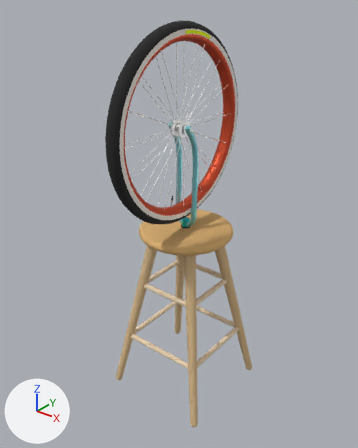
The glTF model stool.gltf: old version first, new version second.
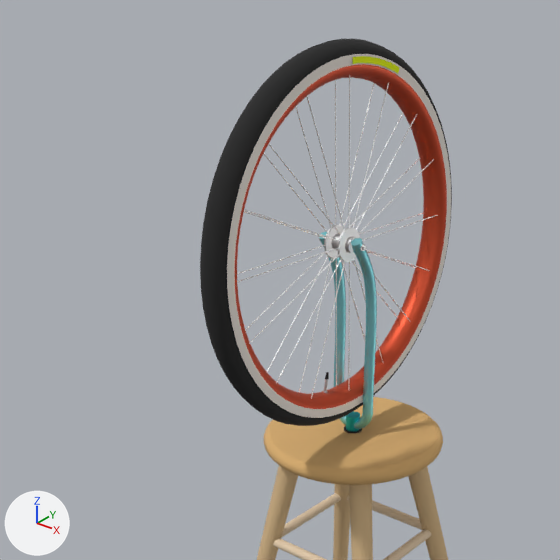
Each version appears first whole from a 50 mm camera at (5.09, -6.57, 7.63) aimed at (-0.05, -0.15, 3.65), and next in a close-up on the part from 0% to 82% of the width and 0% to 66% of the height. The lights are fixed; the arrows at lower left show +X, +Y and +Z. Where no turn or scale is listed for an object, it has been applied to the vertices.
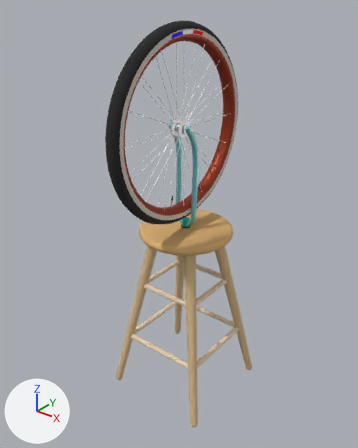
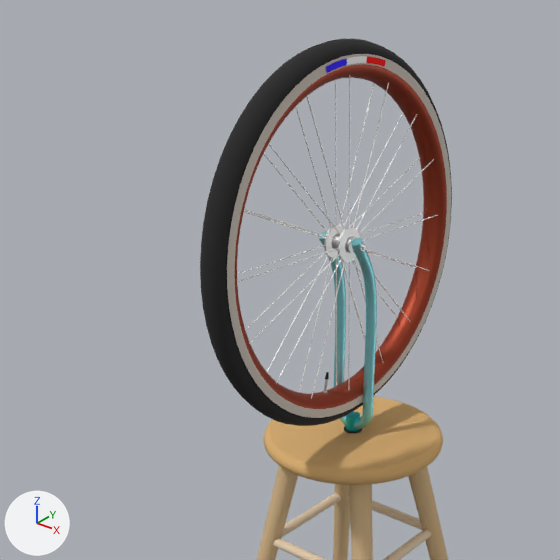
What differs and where, as boxes [x1, y1, x2, y2] in the close-ups (560 x 560 px):
'tireRim', recoloured: [235, 64, 447, 409] in both
'tireSidewallR', recoloured: [227, 54, 451, 418] in both
'tireLabelR', deleted: before [353, 56, 400, 73]
'tireLabelR1', added: after [326, 59, 347, 73]
'tireLabelR2', added: after [347, 56, 367, 65]
'tireLabelR3', added: after [366, 57, 386, 67]

What the commit changed:
Material 'Material_12' (mat_material_12) changes colour from orange #d25232 to brown #9f4028; in linear values from (0.644, 0.0844, 0.0319) to (0.347, 0.0513, 0.0212).
Material 'Material_13' (mat_material_13) changes colour from white #ede6de to light grey #cec5bb; in linear values from (0.847, 0.791, 0.73) to (0.617, 0.558, 0.497).
Material 'Material_14' (mat_material_14) changes colour from yellow #e9fa00 to red #ff0000; in linear values from (0.815, 0.956, 0.0) to (1.0, 0.0, 0.0).
Material 'Material_16' (mat_material_16) changes colour from black #1c1c1c to blue #391fff; in linear values from (0.0116, 0.0116, 0.0116) to (0.0409, 0.0137, 1.0).
Material 'Material_19' (mat_material_19) is new.
Its base color is (1.0, 1.0, 1.0) (white #ffffff).
Its metallic is 0.8.
me_mesh_25 has 68 vertices, 128 faces and spans x 0.0, y 0.0, z -0.75..0.75.
me_mesh_25 no longer uses material mat_material_17 (white #ffffff).
me_mesh_25 now uses material mat_material_19 (white #ffffff).
Mesh me_mesh_24_1 is new.
It has 66 vertices, 64 faces and spans x 1.467..1.54, y 0.0, z 0.0..0.267.
It uses material mat_material_16 (blue #391fff).
Mesh me_mesh_23_1 is new.
It has 66 vertices, 64 faces and spans x 1.467..1.54, y 0.0, z 0.0..0.267.
It uses material mat_material_15 (light grey #c2c2c2).
Mesh me_mesh_20_1 is new.
It has 66 vertices, 64 faces and spans x 0.0, y 0.135..0.404, z 1.438..1.534.
It uses material mat_material_14 (red #ff0000).
Object 'tireLabelR' (ob_tirelabelr) is deleted.
Object 'tireLabelR1' (ob_tirelabelr1) is new; it shows me_mesh_24_1.
Its location is (0.14, -0.17, 5.45).
Its rotation in degrees is (0, -94, 90).
Object 'tireLabelR2' (ob_tirelabelr2) is new; it shows me_mesh_23_1.
Its location is (0.14, -0.17, 5.45).
Its rotation in degrees is (0, -85, 90).
Object 'tireLabelR3' (ob_tirelabelr3) is new; it shows me_mesh_20_1.
Its location is (0.14, -0.17, 5.45).
